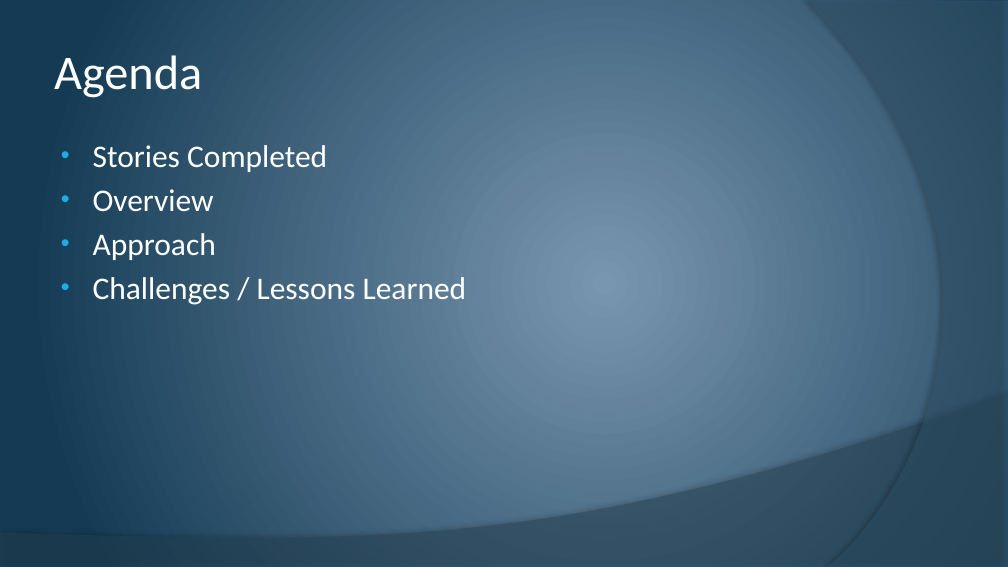
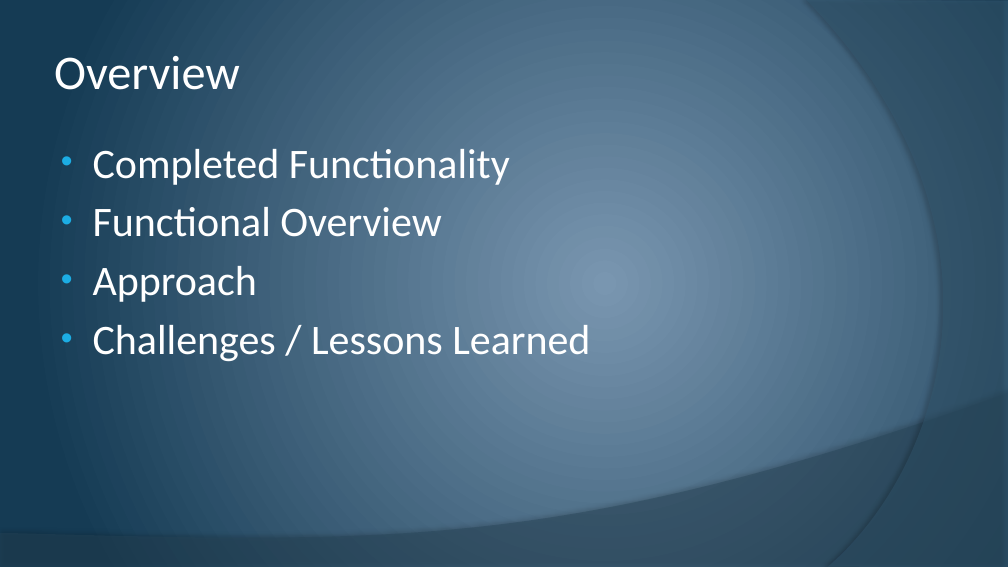
Before and after one commit to cstultz/cis234, a slide deck: slide 2 of assigns/assign10/t1-a10.pptx. Drawn at 1008x567 pixels with LibreOffice and Linux fonts; fonts in the diff are those of the drawing. Boxes give left, top, right and bottom in pixels: in the first picture for what was removed or moved away, otherwise in the second. Text is boxed around its words. In the diff, an @@ line names an element or a change of style, - is before the commit and + after.

```diff
--- a/assigns/assign10/t1-a10.pptx
+++ b/assigns/assign10/t1-a10.pptx
@@ title at [54,56,240,90]: text changed @@
-Agenda
+Overview
@@ text at [93,149,510,237]: text changed; size 30 to 40 pt @@
-• Stories Completed
-• Overview
+• Completed Functionality
+• Functional Overview
@@ text at [93,266,590,362]: size 30 to 40 pt in "Approach", "Challenges / Lessons Learned"; more space between paragraphs @@
```
Also in this commit, not shown: 7 other slides changed.
